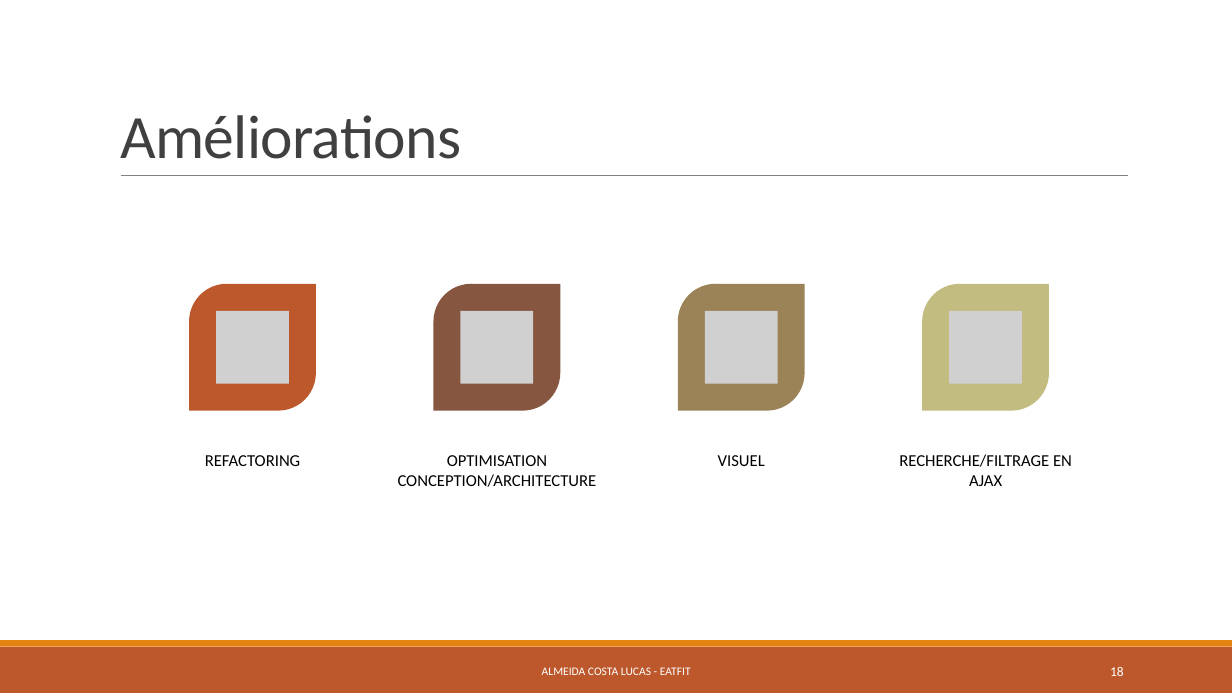
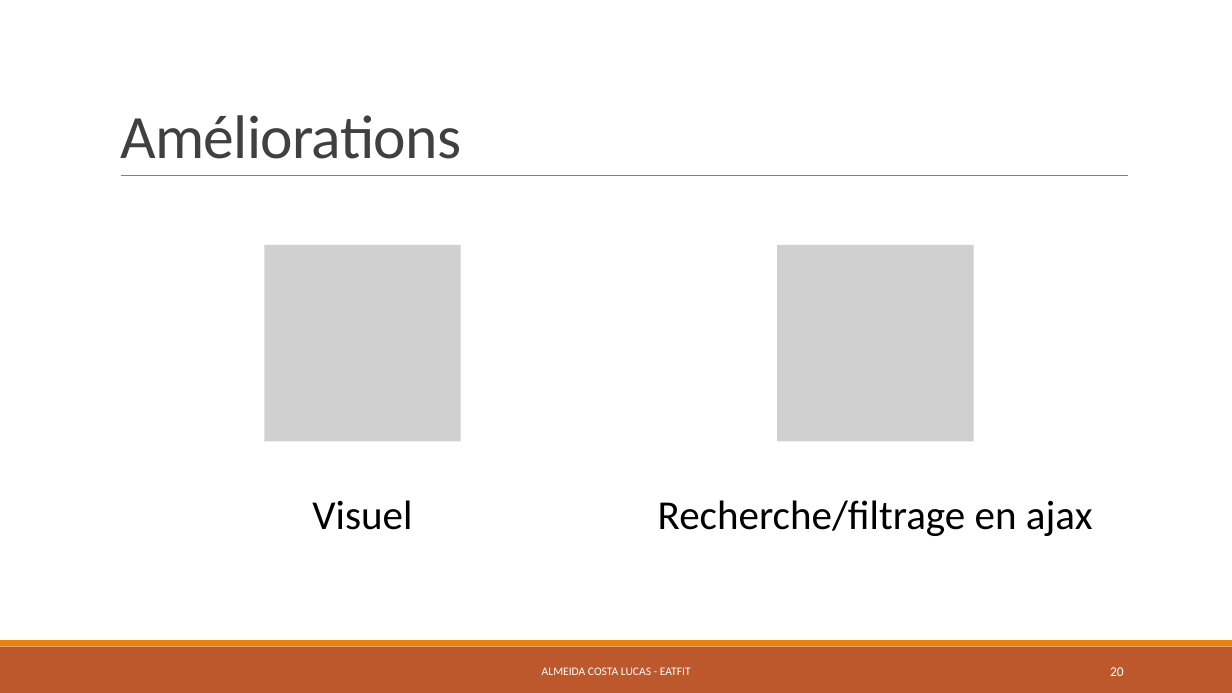
Before and after one commit to LAAC172003/EatFit_TPI_2023, a slide deck: slide 20 of Documentation/Eatfit.pptx (slide 18 before the commit). Drawn at 1232x693 pixels with LibreOffice and Linux fonts; fonts in the diff are those of the drawing; grey boxes stand for pictures. Boxes give left, top, right and bottom in pixels: in the first picture for what was removed or moved away, otherwise in the second. Text is boxed around its words. In the diff, an @@ line names an element or a change of style, - is before the commit and + after.

```diff
--- a/Documentation/Eatfit.pptx
+++ b/Documentation/Eatfit.pptx
@@ picture added at <box>264,245,461,442</box> @@
@@ picture added at <box>777,245,974,442</box> @@
@@ group removed at <box>189,284,1049,487</box>: 4 round diag rects, 4 pictures, 2 texts @@
-REFACTORING
-OPTIMISATION CONCEPTION/ARCHITECTURE
@@ text at <box>312,500,412,530</box>: text changed; size 13 to 32 pt @@
-VISUEL
+Visuel
@@ text at <box>658,500,1093,536</box>: text changed; size 13 to 32 pt @@
-RECHERCHE/FILTRAGE EN AJAX
+Recherche/filtrage en ajax
@@ page number at <box>1110,667,1124,676</box>: text changed @@
-18
+20
```
Also in this commit, not shown: 6 other slides changed, 5 slides added, 3 slides removed, 2 other files.
